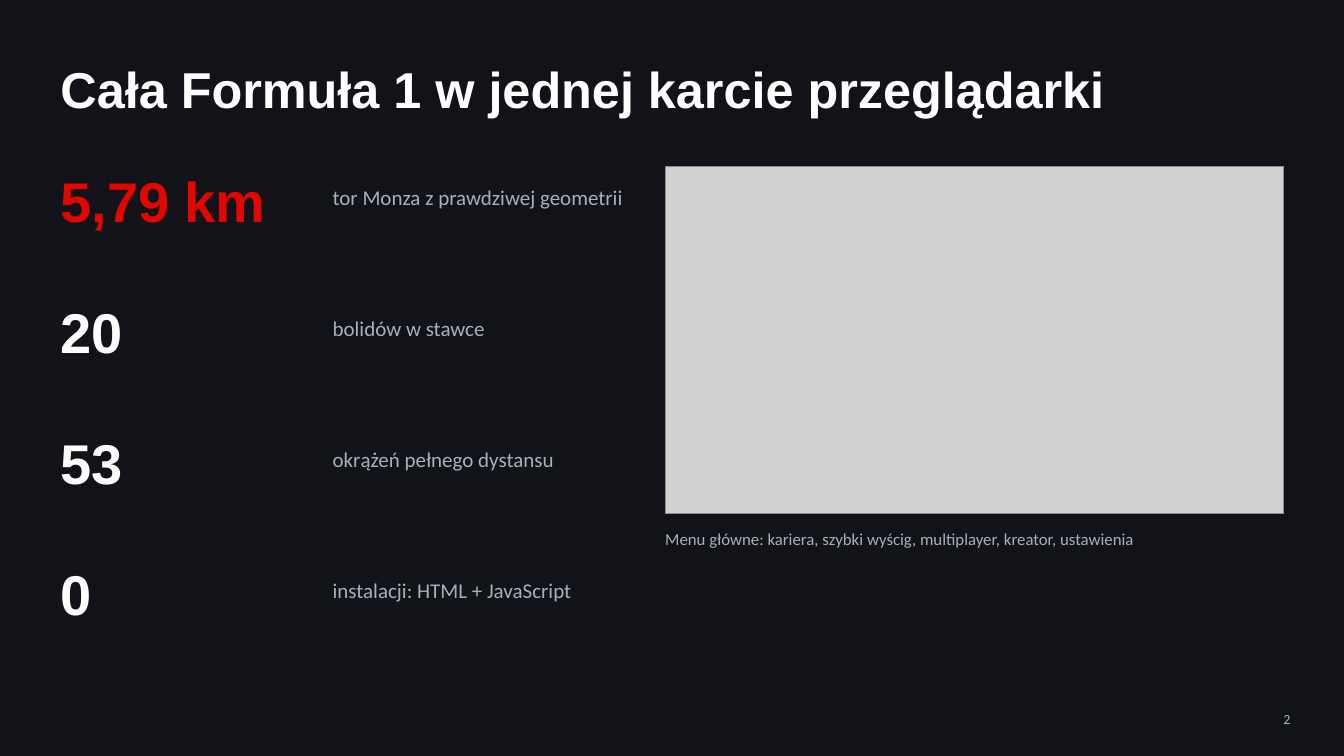
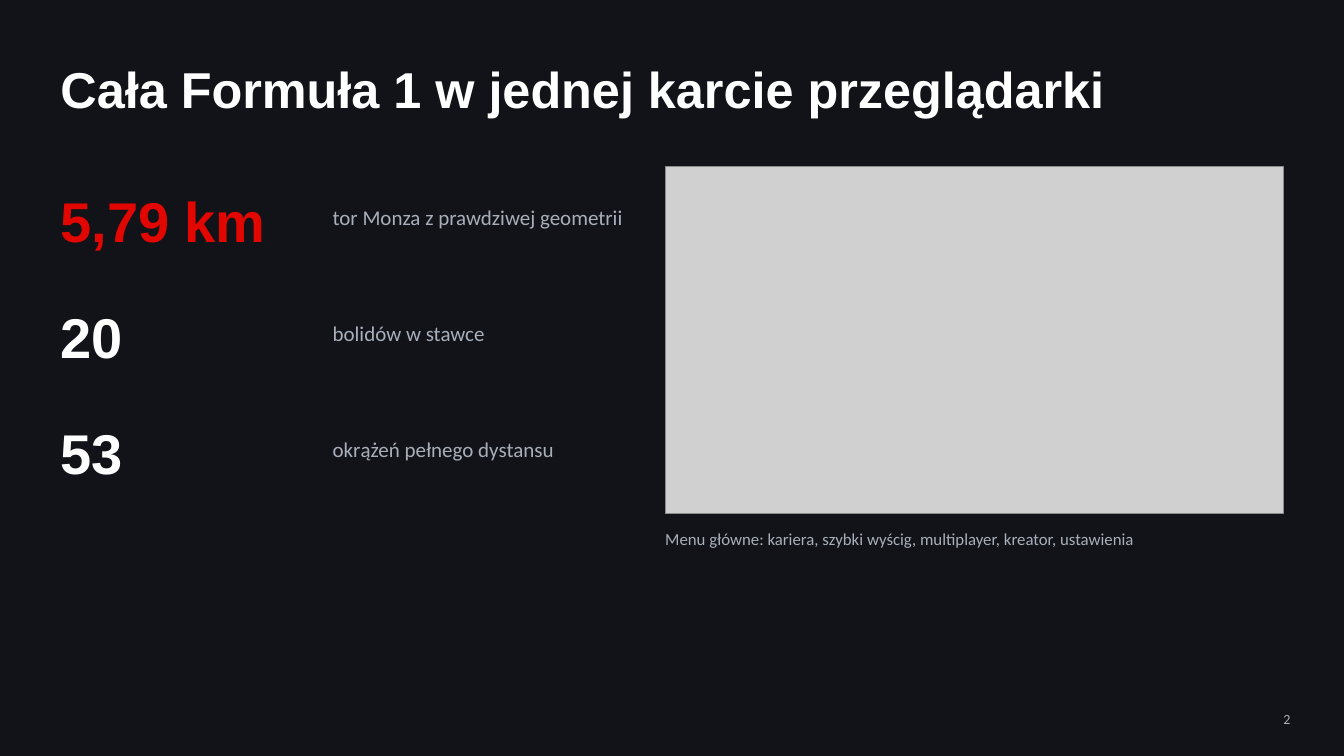
Before and after one commit to danropl/world-gp, a slide deck: slide 2 of docs/WORLD-GP-prezentacja.pptx. Drawn at 1344x756 pixels with LibreOffice and Linux fonts; fonts in the diff are those of the drawing; grey boxes stand for pictures. Boxes give left, top, right and bottom in pixels: in the first picture for what was removed or moved away, otherwise in the second. Text is boxed around its words. In the diff, an @@ line names an element or a change of style, - is before the commit and + after.

```diff
--- a/docs/WORLD-GP-prezentacja.pptx
+++ b/docs/WORLD-GP-prezentacja.pptx
@@ text "5,79 km": place and size @@
-text "5,79 km" at box(60, 181, 266, 231)
+text "5,79 km" at box(60, 201, 266, 251)
@@ text "tor Monza z prawdziwej geometrii": place and size @@
-text "tor Monza z prawdziwej geometrii" at box(333, 190, 622, 209)
+text "tor Monza z prawdziwej geometrii" at box(333, 210, 622, 229)
@@ text "20": place and size @@
-text "20" at box(60, 314, 122, 354)
+text "20" at box(60, 319, 122, 359)
@@ text "bolidów w stawce": place and size @@
-text "bolidów w stawce" at box(333, 321, 485, 336)
+text "bolidów w stawce" at box(333, 326, 485, 341)
@@ text "53": place and size @@
-text "53" at box(60, 445, 122, 485)
+text "53" at box(60, 435, 122, 475)
@@ text "okrążeń pełnego dystansu": place and size @@
-text "okrążeń pełnego dystansu" at box(333, 452, 553, 471)
+text "okrążeń pełnego dystansu" at box(333, 442, 553, 461)
@@ text removed at box(60, 576, 91, 616) @@
-0
@@ text removed at box(333, 583, 571, 602) @@
-instalacji: HTML + JavaScript
```
